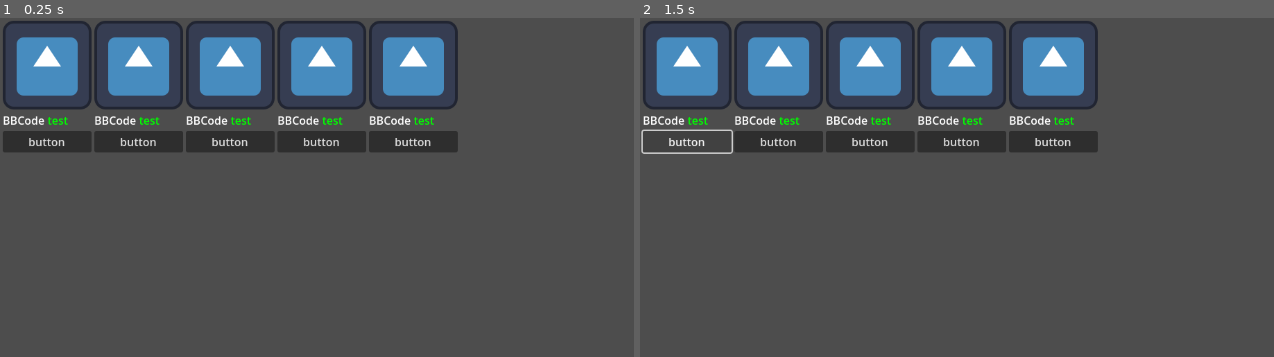
Above: before the commit, frames 1-2 (left to right).
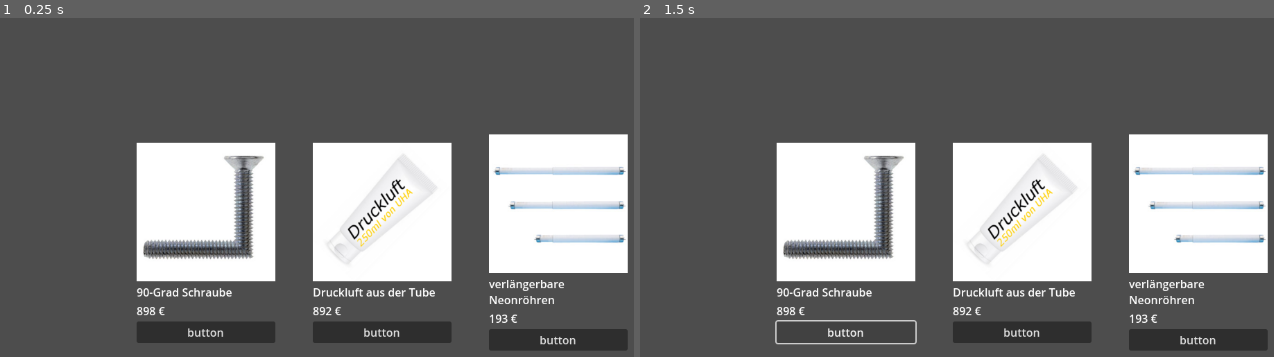
Above: after the commit, the same moments.

Repository: natureFrameworkManager/technologieoffen
Game: Godot game, scene res://main.tscn
Same seed, same stepped clock (60 frames per second), same inputs: the game is played once before the commit and once after it. The engine's default icon, where the game draws it, is replaced by a stand-in: a white triangle on a blue panel in a dark square.
Inputs:
- Up to frame 1 (0.25 s): no input
- Up to frame 2 (1.5 s): click "button" at 0.5 s; click "button" at 1.25 s

The runs differ from the first frame. In frame 1, 46% of the frame differs, in the area x 0-100%, y 0-98%; in frame 2, 44%.

Commit message:
added images and generation that eliminates duplicates as well as first child-to-patent signaling

Diff:
--- a/invest_button.gd
+++ b/invest_button.gd
@@ -1,13 +1,8 @@
 extends Button
 
-
-# Called when the node enters the scene tree for the first time.
-func _ready():
-	pass
-
-# Called every frame. 'delta' is the elapsed time since the previous frame.
-func _process(delta):
-	pass
+signal selected_investment_option(price, revenue)
 
 func _on_pressed():
-	print("hey")
+	var price = $"../Price".text
+	var revenue = 0
+	selected_investment_option.emit(price, revenue)
--- a/investment.tscn
+++ b/investment.tscn
@@ -1,10 +1,9 @@
-[gd_scene load_steps=3 format=3 uid="uid://cyliih6t743d6"]
+[gd_scene load_steps=2 format=3 uid="uid://cyliih6t743d6"]
 
-[ext_resource type="Texture2D" uid="uid://dovahbvu3fihs" path="res://icon.svg" id="1_d08es"]
 [ext_resource type="Script" path="res://invest_button.gd" id="2_mxk1x"]
 
 [node name="Control" type="Control"]
-custom_minimum_size = Vector2(128, 200)
+custom_minimum_size = Vector2(250, 250)
 layout_mode = 3
 anchors_preset = 15
 anchor_right = 1.0
@@ -13,21 +12,28 @@
 grow_vertical = 2
 
 [node name="GridContainer" type="GridContainer" parent="."]
-layout_mode = 0
-offset_left = 4.0
-offset_top = 4.0
-offset_right = 132.0
-offset_bottom = 194.0
+custom_minimum_size = Vector2(200, 200)
+layout_mode = 1
+anchors_preset = 15
+anchor_right = 1.0
+anchor_bottom = 1.0
+grow_horizontal = 2
+grow_vertical = 2
 
-[node name="TextureRect" type="TextureRect" parent="GridContainer"]
+[node name="ProductImage" type="TextureRect" parent="GridContainer"]
+custom_minimum_size = Vector2(200, 200)
 layout_mode = 2
-texture = ExtResource("1_d08es")
+expand_mode = 3
 
-[node name="RichTextLabel" type="RichTextLabel" parent="GridContainer"]
+[node name="Description" type="RichTextLabel" parent="GridContainer"]
 layout_mode = 2
 bbcode_enabled = true
 text = "BBCode [color=green]test[/color]"
 fit_content = true
+
+[node name="Price" type="Label" parent="GridContainer"]
+layout_mode = 2
+text = "0"
 
 [node name="Button" type="Button" parent="GridContainer"]
 layout_mode = 2
--- a/investment_options.gd
+++ b/investment_options.gd
@@ -2,11 +2,35 @@
 
 var investment_scene: PackedScene = load("res://investment.tscn")
 
-# Called when the node enters the scene tree for the first time.
+var images = [
+	{
+		image = load("res://assets/images/investment_images/90gradschraube-300x300.jpg"),
+		descr = "90-Grad Schraube"
+	},
+	{
+		image = load("res://assets/images/investment_images/Tube-Druckluft-300x300.png"),
+		descr = "Druckluft aus der Tube"
+	},
+	{
+		image = load("res://assets/images/investment_images/teleskoproehren-300x300.jpg"),
+		descr = "verlängerbare Neonröhren"
+	}
+	]
+
 func _ready():
 	get_options()
 
 func get_options():
-	for _x in range(5):
+	var game_cycle = 0
+	for x in range(3):
 		var investment = investment_scene.instantiate()
+		investment.get_node("GridContainer/ProductImage").texture = images[game_cycle + x].image
+		investment.get_node("GridContainer/Description").text = images[game_cycle + x].descr
+		investment.get_node("GridContainer/Price").text ="%s €" % RandomNumberGenerator.new().randi_range(100, 1000)
+		investment.get_node("GridContainer/Button").connect("selected_investment_option", reroll, 0)
+		# investment.selected_investment_option.connect(reroll)
 		$HBoxContainer.add_child(investment)
+	game_cycle =+ 1
+
+func reroll(price, revenue):
+	print("uwu -- %s" % price)
--- a/main.tscn
+++ b/main.tscn
@@ -10,5 +10,13 @@
 grow_horizontal = 2
 grow_vertical = 2
 
-[node name="InvestmentOptions" parent="." instance=ExtResource("1_a5b4d")]
+[node name="CenterContainer" type="CenterContainer" parent="."]
 layout_mode = 1
+anchors_preset = 15
+anchor_right = 1.0
+anchor_bottom = 1.0
+grow_horizontal = 2
+grow_vertical = 2
+
+[node name="InvestmentOptions" parent="CenterContainer" instance=ExtResource("1_a5b4d")]
+layout_mode = 2
--- /dev/null
+++ b/random_image.tscn
@@ -0,0 +1,26 @@
+[gd_scene load_steps=2 format=3 uid="uid://c3cb5kxggrc08"]
+
+[ext_resource type="Script" path="res://random_image.gd" id="1_sio5m"]
+
+[node name="RandomImage" type="Control"]
+layout_mode = 3
+anchors_preset = 15
+anchor_right = 1.0
+anchor_bottom = 1.0
+offset_right = -1152.0
+offset_bottom = -648.0
+grow_horizontal = 2
+grow_vertical = 2
+script = ExtResource("1_sio5m")
+
+[node name="AspectRatioContainer" type="AspectRatioContainer" parent="."]
+layout_mode = 1
+anchors_preset = 15
+anchor_right = 1.0
+anchor_bottom = 1.0
+grow_horizontal = 2
+grow_vertical = 2
+
+[node name="TextureRect" type="TextureRect" parent="AspectRatioContainer"]
+layout_mode = 2
+expand_mode = 2
Binary file added: assets/images/investment_images/60W-heat-lamp-UVA-font-b-bulb-b-font-Pet-heat-lamp-font-b-light-b-300x300.jpg
Not shown, added: assets/images/investment_images/60W-heat-lamp-UVA-font-b-bulb-b-font-Pet-heat-lamp-font-b-light-b-300x300.jpg.import
Binary file added: assets/images/investment_images/67824378_355823232026262_718295922630459392_n-300x300.jpg
Not shown, added: assets/images/investment_images/67824378_355823232026262_718295922630459392_n-300x300.jpg.import
Binary file added: assets/images/investment_images/90gradschraube-300x300.jpg
Not shown, added: assets/images/investment_images/90gradschraube-300x300.jpg.import
Binary file added: assets/images/investment_images/Tube-Druckluft-300x300.png
Not shown, added: assets/images/investment_images/Tube-Druckluft-300x300.png.import
Binary file added: assets/images/investment_images/teleskoproehren-300x300.jpg
Not shown, added: assets/images/investment_images/teleskoproehren-300x300.jpg.import
